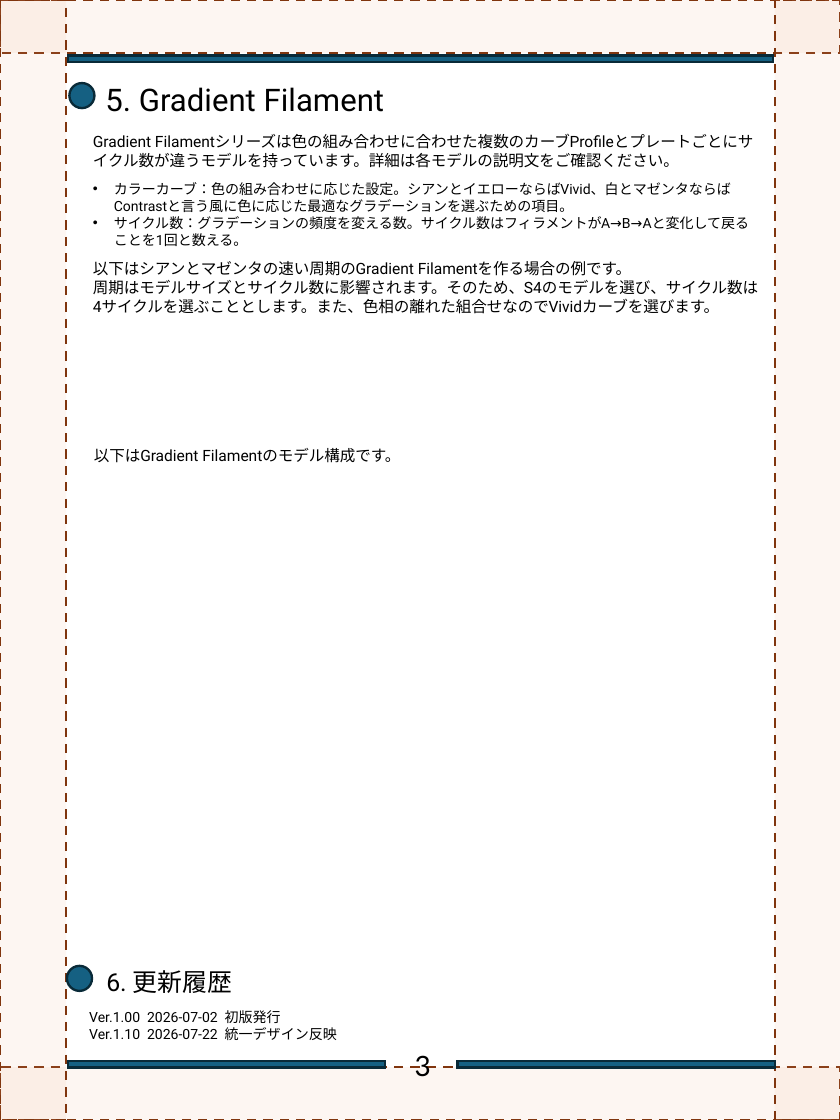
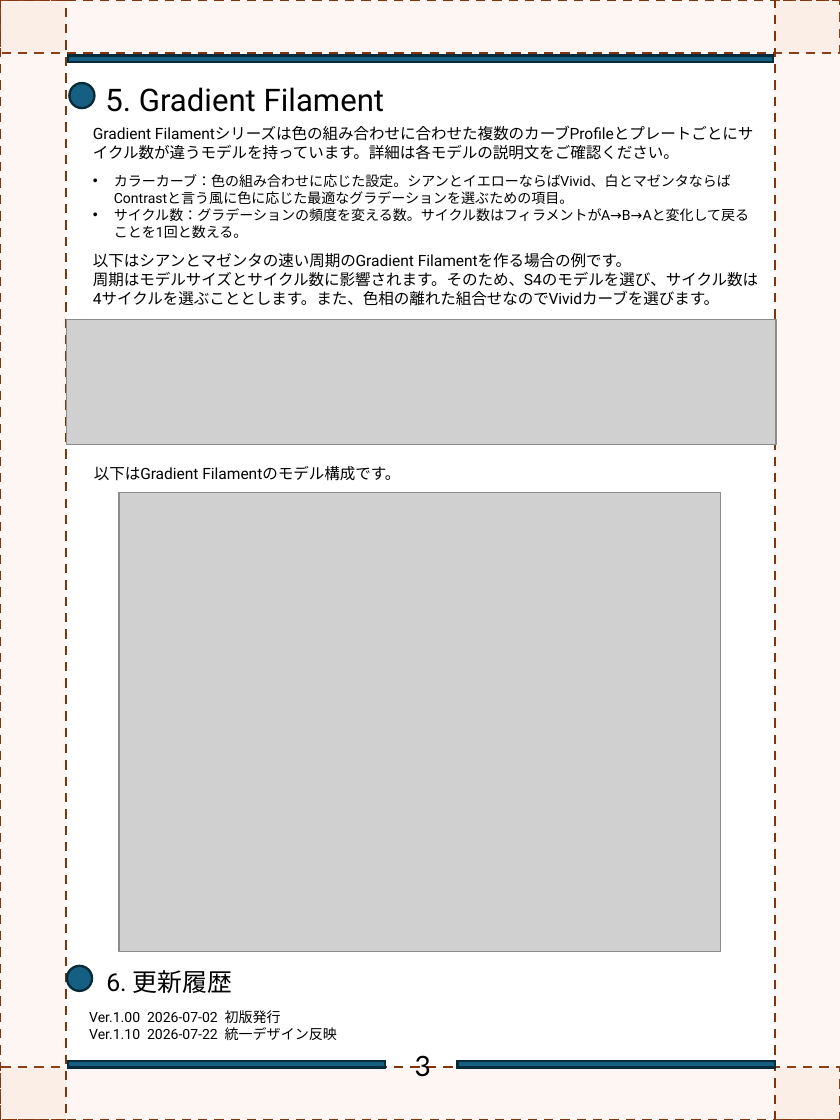
Before and after one commit to FlexChromaHQ/FlexChroma, a slide deck: slide 4 of Documents/Original/FlexChroma_Tour_Guide_JP.pptx. Drawn at 840x1120 pixels with LibreOffice and Linux fonts; fonts in the diff are those of the drawing; grey boxes stand for pictures. Boxes give left, top, right and bottom in pixels: in the first picture for what was removed or moved away, otherwise in the second. Text is boxed around its words. In the diff, an @@ line names an element or a change of style, - is before the commit and + after.

```diff
--- a/Documents/Original/FlexChroma_Tour_Guide_JP.pptx
+++ b/Documents/Original/FlexChroma_Tour_Guide_JP.pptx
@@ text "Gradient Filamentシリーズは色の組み合わせに合わせた複数のカーブProfileとプレートごとにサイクル数 ...": place and size @@
-text "Gradient Filamentシリーズは色の組み合わせに合わせた複数のカーブProfileとプレートごとにサイクル数 ..." at bbox=[93, 135, 758, 314]
+text "Gradient Filamentシリーズは色の組み合わせに合わせた複数のカーブProfileとプレートごとにサイクル数 ..." at bbox=[93, 127, 758, 306]
@@ picture added at bbox=[66, 319, 776, 445] @@
@@ text "以下はGradient Filamentのモデル構成です。": place and size @@
-text "以下はGradient Filamentのモデル構成です。" at bbox=[94, 448, 400, 463]
+text "以下はGradient Filamentのモデル構成です。" at bbox=[94, 466, 400, 481]
@@ picture added at bbox=[119, 493, 720, 952] @@
```
Also in this commit, not shown: 5 other slides changed, 4 other files.
